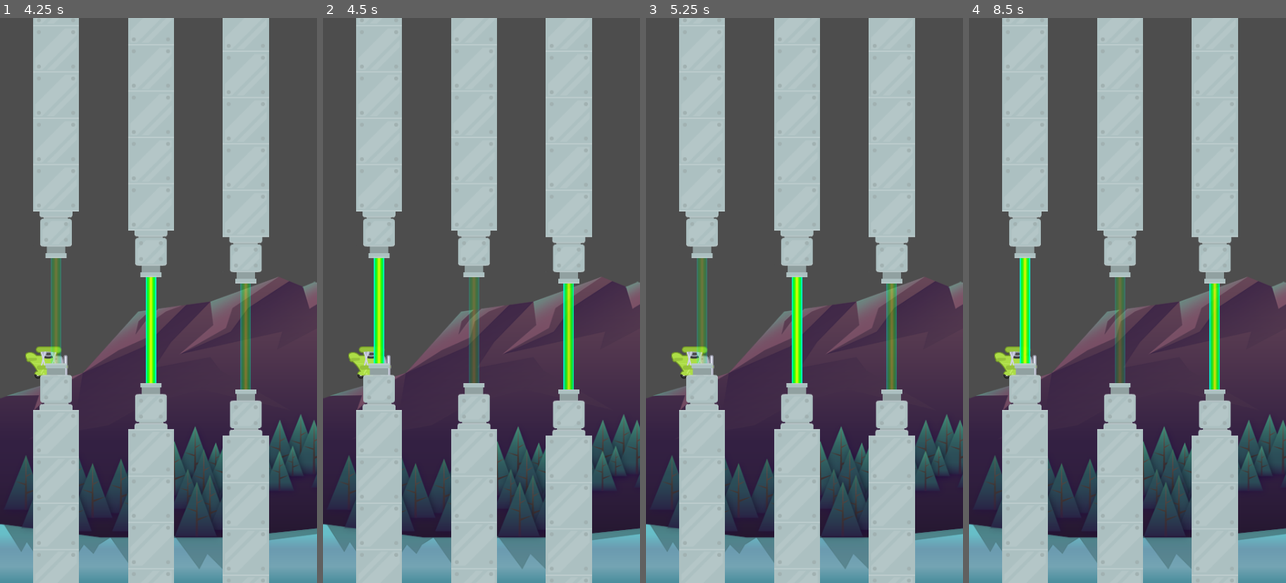
Above: before the commit, frames 1-4 (left to right).
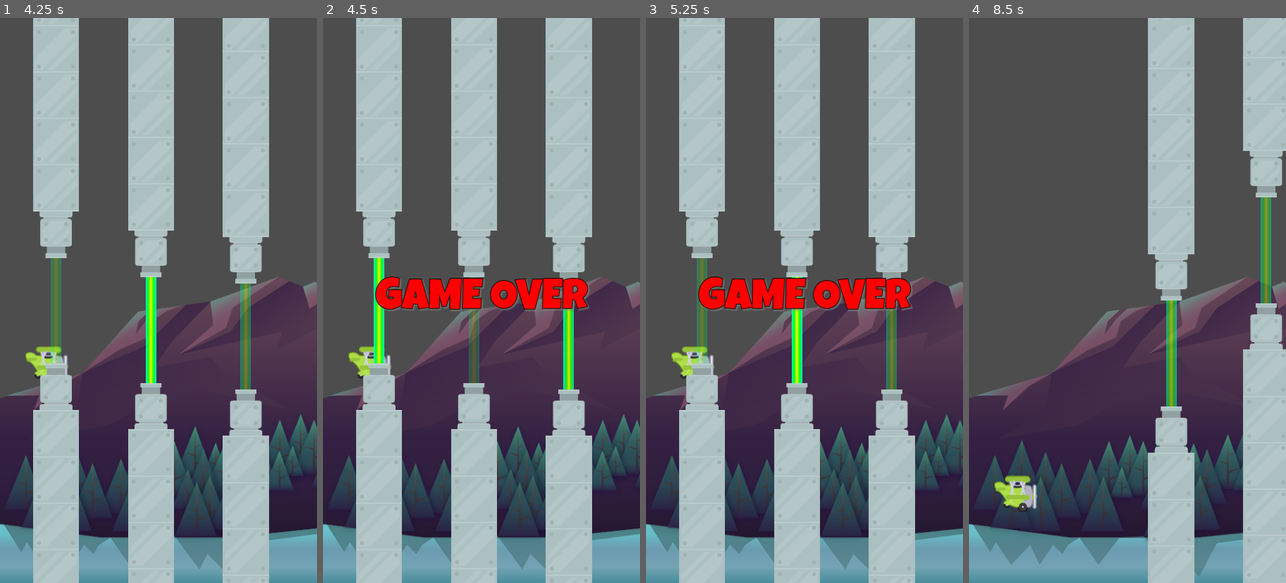
Above: after the commit, the same moments.

Repository: jaerrib/learning-godot
Game: Godot game, scene res://scenes/main/main.tscn
The game is run twice, just before and just after one commit, with the same random seed, the same clock (stepped at 60 frames per second) and the same inputs.
Inputs:
- Up to frame 1 (4.25 s): tap Space (fly) at 0.5, 0.6, 1.35, 2.1, 2.85, 3.6 s
- Up to frame 2 (4.5 s): tap Space (fly) at 4.35 s
- Up to frame 3 (5.25 s): tap Space (fly) at 5.1 s
- Up to frame 4 (8.5 s): tap Space (fly) at 5.85, 6.5, 6.6, 7.35, 8.1 s

Frame 1 is identical in both runs. In frame 2, 3.1% of the frame differs, in the area x 16-84%, y 45-52%; in frame 3, 3.1%; in frame 4, 56%, in the area x 8-100%, y 0-100%.

Commit message:
Add game over UI

Diff:
--- /dev/null
+++ b/tappy-plane/assets/LG_red_64.tres
@@ -0,0 +1,14 @@
+[gd_resource type="LabelSettings" load_steps=2 format=3 uid="uid://knjtsmaps37h"]
+
+[ext_resource type="FontFile" uid="uid://ci44nn8r61sqi" path="res://assets/fonts/LuckiestGuy-Regular.ttf" id="1_b1q2u"]
+
+[resource]
+line_spacing = 1.0
+font = ExtResource("1_b1q2u")
+font_size = 64
+font_color = Color(1, 0, 0, 1)
+outline_size = 4
+outline_color = Color(0, 0, 0, 1)
+shadow_size = 7
+shadow_color = Color(0.5, 0.5, 0.5, 0.501961)
+shadow_offset = Vector2(2, 2)
--- a/tappy-plane/scenes/game/game.tscn
+++ b/tappy-plane/scenes/game/game.tscn
@@ -1,9 +1,10 @@
-[gd_scene load_steps=5 format=3 uid="uid://qvr6vwttoy0y"]
+[gd_scene load_steps=6 format=3 uid="uid://qvr6vwttoy0y"]
 
 [ext_resource type="Script" path="res://scenes/game/game.gd" id="1_dc6lh"]
 [ext_resource type="Texture2D" uid="uid://cttx3swgd0pmm" path="res://assets/background/rocks_2.png" id="1_yg1d0"]
 [ext_resource type="PackedScene" uid="uid://brfwkoob4guba" path="res://scenes/plane/plane.tscn" id="2_p1bsv"]
 [ext_resource type="PackedScene" uid="uid://bkcl2rt0qwsp5" path="res://scenes/barrier/barrier.tscn" id="3_locvj"]
+[ext_resource type="PackedScene" uid="uid://c7umyxx4lnce8" path="res://scenes/game_over_ui/game_over_ui.tscn" id="5_1us1d"]
 
 [node name="Game" type="Node2D"]
 script = ExtResource("1_dc6lh")
@@ -33,4 +34,8 @@
 
 [node name="PipesHolder" type="Node" parent="."]
 
+[node name="CanvasLayer" type="CanvasLayer" parent="."]
+
+[node name="GameOverUI" parent="CanvasLayer" instance=ExtResource("5_1us1d")]
+
 [connection signal="timeout" from="SpawnTimer" to="." method="_on_spawn_timer_timeout"]
--- /dev/null
+++ b/tappy-plane/scenes/game_over_ui/game_over_ui.gd
@@ -0,0 +1,28 @@
+extends Control
+
+@onready var game_over_label: Label = $GameOverLabel
+@onready var space_label: Label = $SpaceLabel
+@onready var timer: Timer = $Timer
+@onready var sound: AudioStreamPlayer = $Sound
+
+
+# Called when the node enters the scene tree for the first time.
+func _ready() -> void:
+	hide()
+	SignalManager.on_plane_died.connect(on_plane_died)
+
+
+# Called every frame. 'delta' is the elapsed time since the previous frame.
+func _process(delta: float) -> void:
+	if space_label.visible and Input.is_action_just_pressed("fly"):
+		GameManager.load_main_scene()
+
+
+func on_plane_died() -> void:
+	show()
+	timer.start()
+	sound.play()
+
+func _on_timer_timeout() -> void:
+	game_over_label.hide()
+	space_label.show()
--- /dev/null
+++ b/tappy-plane/scenes/game_over_ui/game_over_ui.tscn
@@ -0,0 +1,61 @@
+[gd_scene load_steps=5 format=3 uid="uid://c7umyxx4lnce8"]
+
+[ext_resource type="LabelSettings" uid="uid://knjtsmaps37h" path="res://assets/LG_red_64.tres" id="1_citvi"]
+[ext_resource type="Script" path="res://scenes/game_over_ui/game_over_ui.gd" id="1_ek0ag"]
+[ext_resource type="LabelSettings" uid="uid://cva8brjbd71xi" path="res://assets/LG_white_60.tres" id="2_8v3q5"]
+[ext_resource type="AudioStream" uid="uid://d1msdgpj4mowg" path="res://assets/audio/game_over.wav" id="3_6u11i"]
+
+[node name="GameOverUI" type="Control"]
+layout_mode = 3
+anchors_preset = 15
+anchor_right = 1.0
+anchor_bottom = 1.0
+grow_horizontal = 2
+grow_vertical = 2
+script = ExtResource("1_ek0ag")
+
+[node name="GameOverLabel" type="Label" parent="."]
+layout_mode = 1
+anchors_preset = 8
+anchor_left = 0.5
+anchor_top = 0.5
+anchor_right = 0.5
+anchor_bottom = 0.5
+offset_left = -46.0
+offset_top = -11.5
+offset_right = 46.0
+offset_bottom = 11.5
+grow_horizontal = 2
+grow_vertical = 2
+text = "GAME OVER"
+label_settings = ExtResource("1_citvi")
+horizontal_alignment = 1
+vertical_alignment = 1
+
+[node name="SpaceLabel" type="Label" parent="."]
+visible = false
+layout_mode = 1
+anchors_preset = 8
+anchor_left = 0.5
+anchor_top = 0.5
+anchor_right = 0.5
+anchor_bottom = 0.5
+offset_left = -46.0
+offset_top = -11.5
+offset_right = 46.0
+offset_bottom = 11.5
+grow_horizontal = 2
+grow_vertical = 2
+text = "Press Space"
+label_settings = ExtResource("2_8v3q5")
+horizontal_alignment = 1
+vertical_alignment = 1
+
+[node name="Timer" type="Timer" parent="."]
+wait_time = 2.0
+one_shot = true
+
+[node name="Sound" type="AudioStreamPlayer" parent="."]
+stream = ExtResource("3_6u11i")
+
+[connection signal="timeout" from="Timer" to="." method="_on_timer_timeout"]
--- a/tappy-plane/scenes/main/main.tscn
+++ b/tappy-plane/scenes/main/main.tscn
@@ -6,6 +6,21 @@
 [ext_resource type="LabelSettings" uid="uid://cva8brjbd71xi" path="res://assets/LG_white_60.tres" id="4_by0ue"]
 [ext_resource type="LabelSettings" uid="uid://dwnvttw54wg4u" path="res://assets/LG_red_24.tres" id="4_dgfa6"]
 [ext_resource type="AudioStream" uid="uid://exki4dewomt2" path="res://assets/audio/bgm_menu.mp3" id="5_kv37l"]
+
+[sub_resource type="Animation" id="Animation_exmk4"]
+length = 0.001
+tracks/0/type = "value"
+tracks/0/imported = false
+tracks/0/enabled = true
+tracks/0/path = NodePath("MarginContainer/SpaceLabel:self_modulate")
+tracks/0/interp = 1
+tracks/0/loop_wrap = true
+tracks/0/keys = {
+"times": PackedFloat32Array(0),
+"transitions": PackedFloat32Array(1),
+"update": 0,
+"values": [Color(1, 1, 1, 1)]
+}
 
 [sub_resource type="Animation" id="Animation_n5wky"]
 resource_name = "flash"
@@ -23,21 +38,6 @@
 "transitions": PackedFloat32Array(1, 1, 1, 1),
 "update": 0,
 "values": [Color(1, 1, 1, 1), Color(1, 1, 1, 0), Color(1, 1, 1, 0), Color(1, 1, 1, 1)]
-}
-
-[sub_resource type="Animation" id="Animation_exmk4"]
-length = 0.001
-tracks/0/type = "value"
-tracks/0/imported = false
-tracks/0/enabled = true
-tracks/0/path = NodePath("MarginContainer/SpaceLabel:self_modulate")
-tracks/0/interp = 1
-tracks/0/loop_wrap = true
-tracks/0/keys = {
-"times": PackedFloat32Array(0),
-"transitions": PackedFloat32Array(1),
-"update": 0,
-"values": [Color(1, 1, 1, 1)]
 }
 
 [sub_resource type="AnimationLibrary" id="AnimationLibrary_dl2es"]
--- a/tappy-plane/scenes/plane/plane.gd
+++ b/tappy-plane/scenes/plane/plane.gd
@@ -19,7 +19,6 @@
 
 # Called every frame. 'delta' is the elapsed time since the previous frame.
 func _physics_process(delta: float) -> void:
-
 	velocity.y += GRAVITY * delta
 	fly()
 	move_and_slide()
--- a/tappy-plane/singletons/game_manager.gd
+++ b/tappy-plane/singletons/game_manager.gd
@@ -2,7 +2,7 @@
 
 
 const GAME: PackedScene = preload("res://scenes/game/game.tscn")
-
+const MAIN: PackedScene = preload("res://scenes/main/main.tscn")
 
 const SCROLL_SPEED: float = 120.0
 const GROUP_PLANE: String = "Plane"
@@ -10,3 +10,7 @@
 
 func load_game_scene() -> void:
 	get_tree().change_scene_to_packed(GAME)
+
+
+func load_main_scene() -> void:
+	get_tree().change_scene_to_packed(MAIN)
